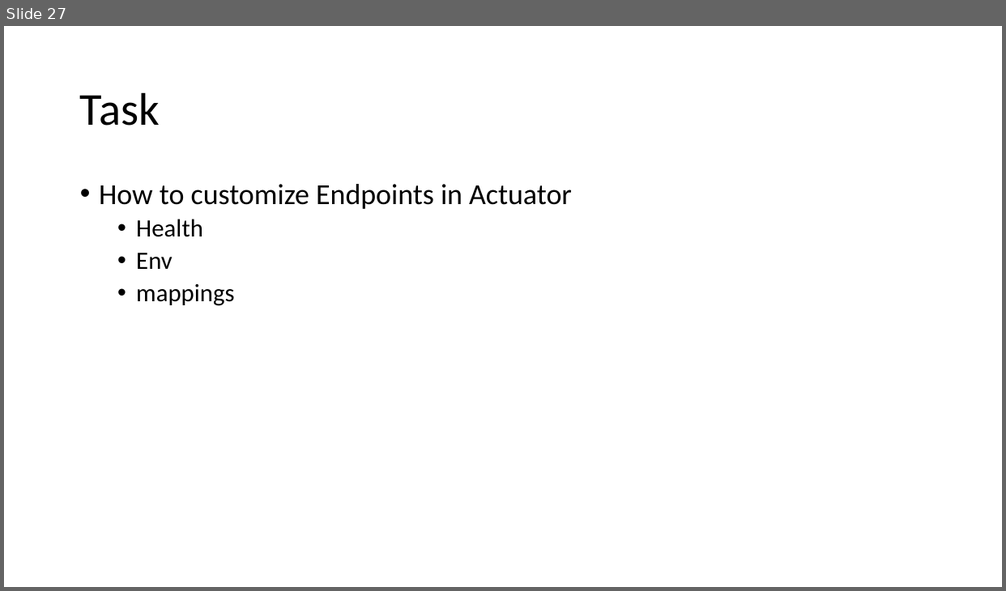
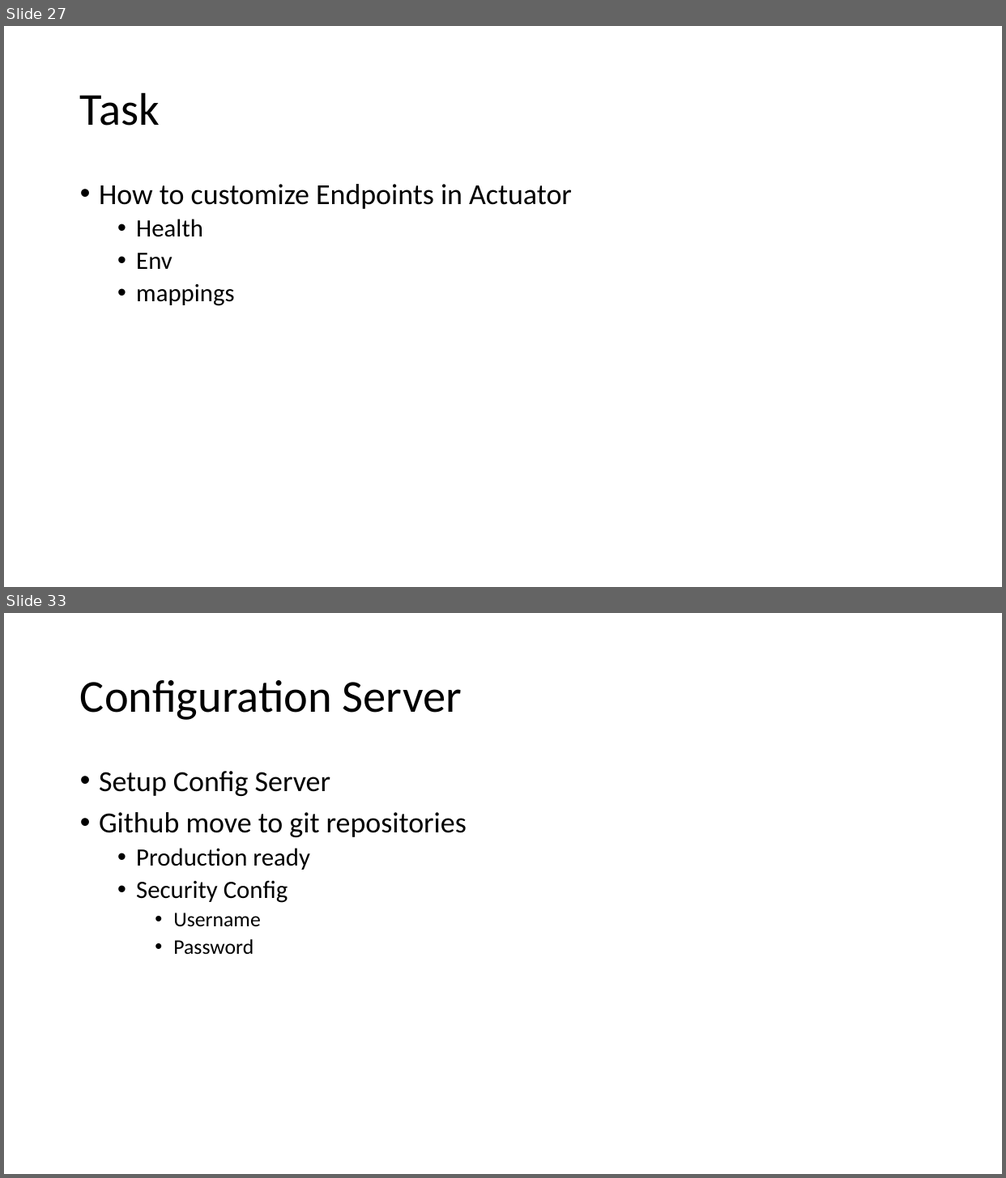
Before and after one commit to priyangm/pod_trg, a slide deck: FinishingSchool-June.pptx. Shown one above the other, each under a label of ours: slide 27 before the commit, slides 27 and 33 after it; the slides between them are not shown. The pictures are 1006x591 and 1006x1178 pixels, drawn with LibreOffice and Linux fonts; fonts in the diff are those of the drawing. Boxes give left, top, right and bottom in pixels: in the first picture for what was removed or moved away, otherwise in the second. Text is boxed around its words. In the diff, an @@ line names an element or a change of style, - is before the commit and + after.

```diff
--- a/FinishingSchool-June.pptx
+++ b/FinishingSchool-June.pptx
@@ slide 33 added at box(4, 613, 1002, 1174), background #FFFFFF @@
@@ title added at box(80, 680, 462, 720), 44 pt, text #000000 @@
+Configuration Server
@@ text added at box(99, 771, 467, 955), 28 pt, text #000000 @@
+• Setup Config Server
+• Github move to git repositories
+  • Production ready
+  • Security Config
+    • Username
+    • Password
```
Also in this commit, not shown: 6 other slides added, 2 other files.
